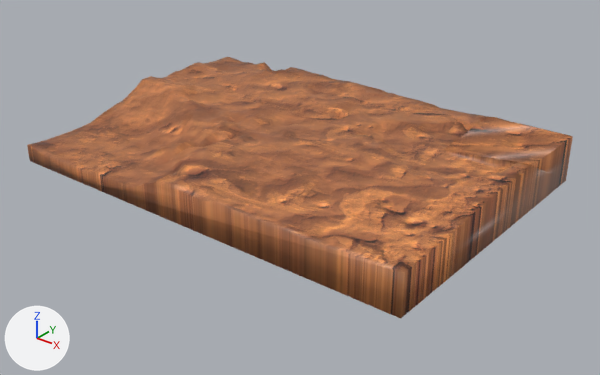
One commit to the OBJ model app/models/landscape/site_1.obj: the scene before it, then after it.
Before and after are seen from a 50 mm camera at (41.8, -26.1, 20.0) aimed at (13.8, 9.0, -1.7). Arrows for +X, +Y and +Z are at lower left; the lights stay in place. Where no turn or scale is listed for an object, it has been applied to the vertices.

The first picture shows 'Cube_Cube.001'.
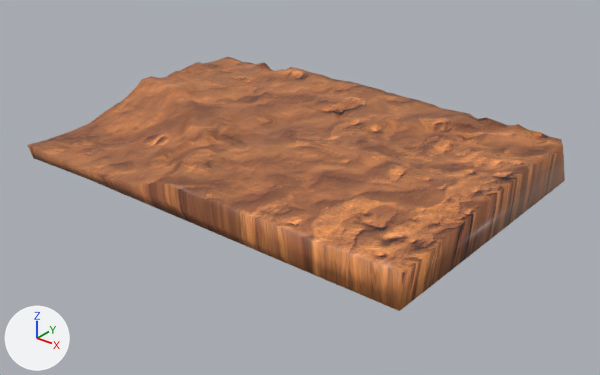
Commit message: updated site 1 terrain mesh

What changed in the scene script:
```text
Change me_cube_cube_001:
    used by ob_cube_cube_001; location = (0.0, 0.0, 0.0)
    remove me_cube_cube_001.from_pydata(...)  # 1716 vertices, 3348 faces; spans x -0.8..26.3, y 0.4..18.4, z -1.1..1.8
    add me_cube_cube_001.from_pydata(...)  # 1785 vertices, 3563 faces, 1 loose edge; spans x -0.8..26.4, y 0.4..18.5, z -1.1..1.8
    me_cube_cube_001 part 1
    24 vertices are removed from x -0.8..26.3, y 0.4..18.4, z -1.1..1.8
    85 faces are deleted
    7 vertices move from x 20.4..26.3, y 13.1..18.4, z 1.2..1.8 to x 20.4..26.3, y 12.9..18.4, z 1.1..1.7
    82 vertices are added at x -0.6..26.4, y 0.5..18.5, z -0.9..1.7
    11 new vertices lie (0.7, 0.0, 0.0) away from vertices in x 21.6..25.0, y 13.7..18.5, z 1.2..1.5
    1 loose edge is added
    300 new faces join them
    me_cube_cube_001 part 2: 2975 kept faces spanning x -0.8..26.3, y 0.4..18.4, z -1.1..1.8 get new texture (UV) coordinates
```

Location of each change, [x1, y1, x2, y2] in pixels of the pictures (600 x 375 px):
'Cube_Cube.001', reshaped
    before: [27, 57, 573, 319]
    after: [28, 57, 565, 311]
part 1 of me_cube_cube_001, built on
    before: [27, 114, 573, 319]
    after: [28, 114, 565, 311]
part 2 of me_cube_cube_001, surface changed (orange to brown)
    both: [28, 57, 542, 273]
